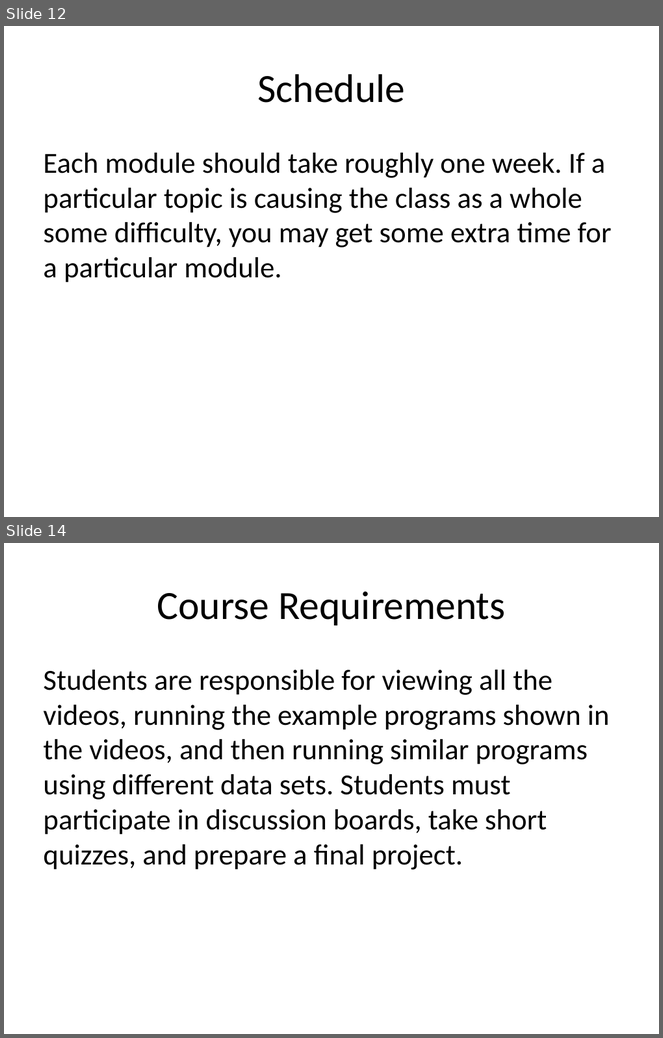
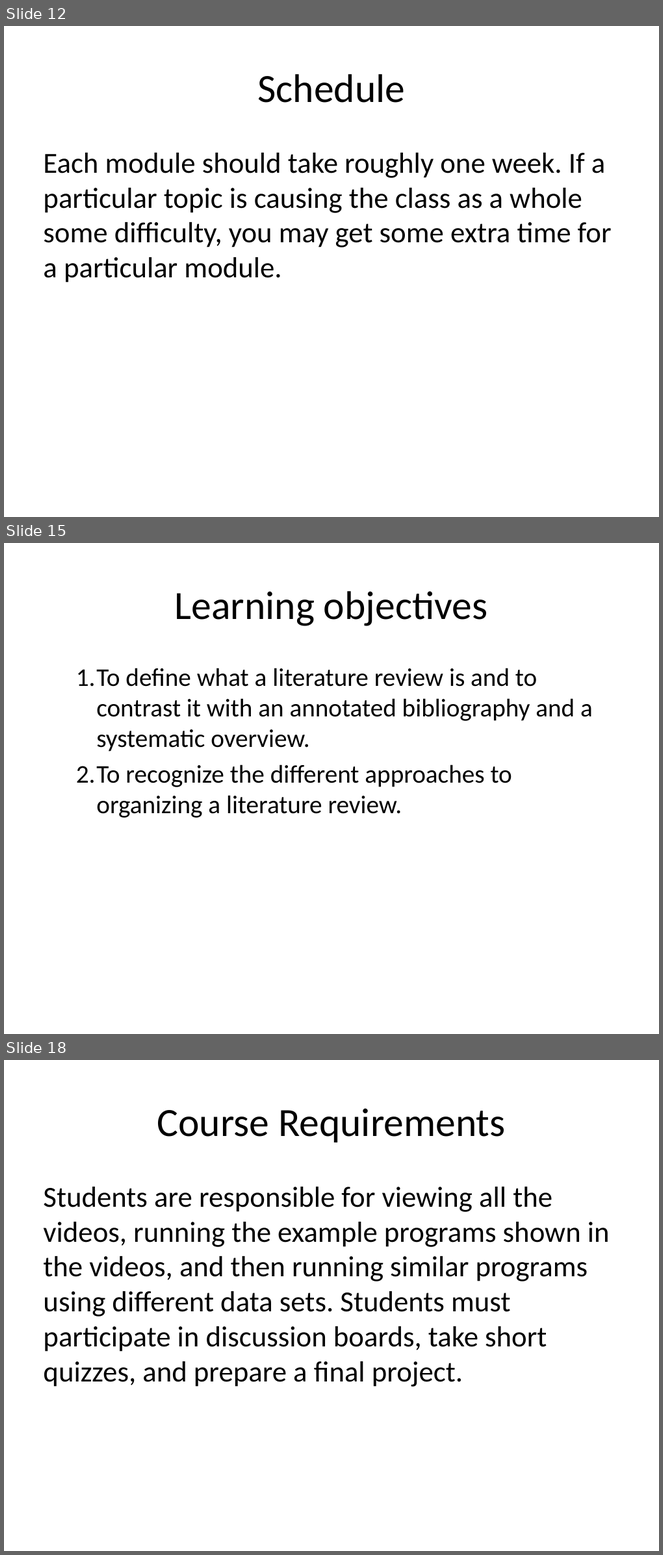
Before and after one commit to pmean/introduction-to-SAS, a slide deck: basics_syllabus/results/syllabus.pptx. Shown one above the other, each under a label of ours: slides 12 and 14 before the commit, slides 12, 15 and 18 after it; the slides between them are not shown. The pictures are 663x1038 and 663x1555 pixels, drawn with LibreOffice and Linux fonts; fonts in the diff are those of the drawing. Boxes give left, top, right and bottom in pixels: in the first picture for what was removed or moved away, otherwise in the second. Text is boxed around its words. In the diff, an @@ line names an element or a change of style, - is before the commit and + after.

```diff
--- a/basics_syllabus/results/syllabus.pptx
+++ b/basics_syllabus/results/syllabus.pptx
@@ slide 15 added at (x1=4, y1=543, x2=659, y2=1034), background #FFFFFF @@
@@ title added at (x1=175, y1=591, x2=488, y2=626), 44 pt, text #000000 @@
+Learning objectives
@@ text added at (x1=76, y1=668, x2=593, y2=818), 28 pt, text #000000 @@
+  1. To define what a literature review is and to contrast it with an annotated bibliography and a systematic overview.
+  2. To recognize the different approaches to organizing a literature review.
@@ what was slide 14 is now slide 18 @@
```
Also in this commit, not shown: 1 slide changed, 3 other slides added, 38 other files.
